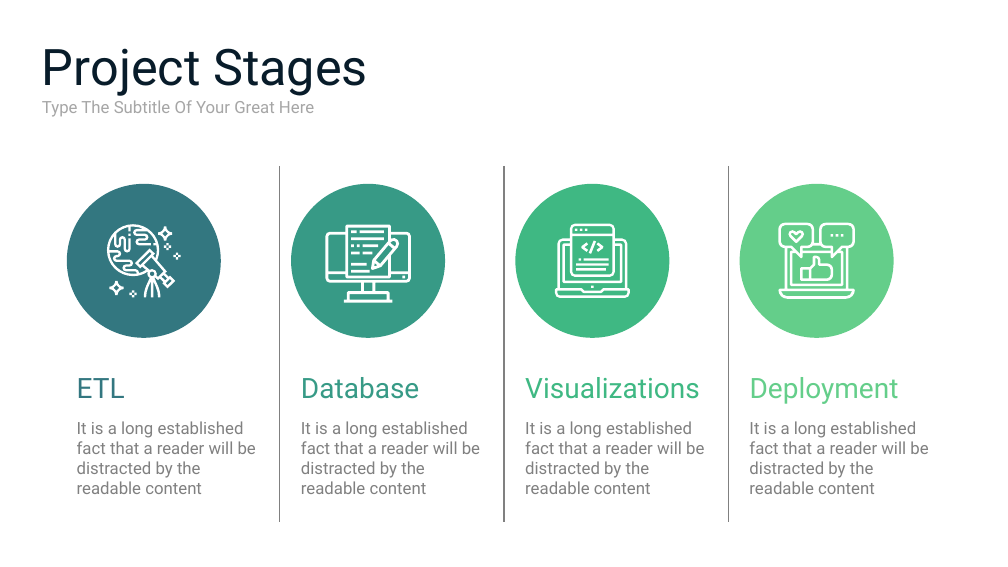
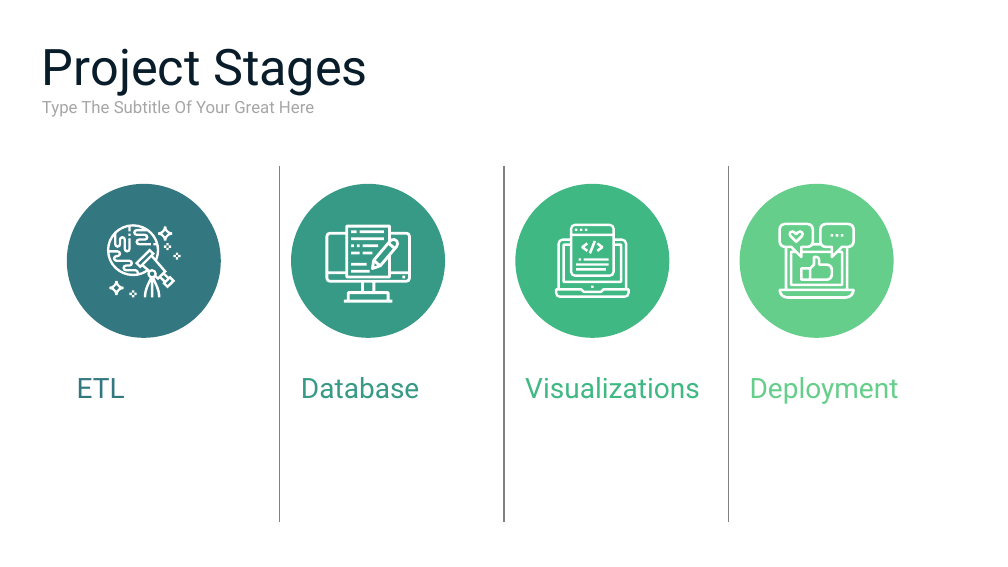
Before and after one commit to gusmendesbh/project3-group1, a slide deck: slide 5 of presentation/Group3_NFL_slides.pptx (slide 7 before the commit). Drawn at 1008x567 pixels with LibreOffice and Linux fonts; fonts in the diff are those of the drawing. Boxes give left, top, right and bottom in pixels: in the first picture for what was removed or moved away, otherwise in the second. Text is boxed around its words. In the diff, an @@ line names an element or a change of style, - is before the commit and + after.

Commit message:
slides updated

```diff
--- a/presentation/Group3_NFL_slides.pptx
+++ b/presentation/Group3_NFL_slides.pptx
@@ text removed at [77, 421, 256, 494] @@
-It is a long established fact that a reader will be distracted by the readable content
@@ text removed at [301, 421, 480, 494] @@
-It is a long established fact that a reader will be distracted by the readable content
@@ text removed at [525, 421, 704, 494] @@
-It is a long established fact that a reader will be distracted by the readable content
@@ text removed at [749, 421, 928, 494] @@
-It is a long established fact that a reader will be distracted by the readable content
```
Also in this commit, not shown: 6 other slides changed, 1 slide added, 4 slides removed.
